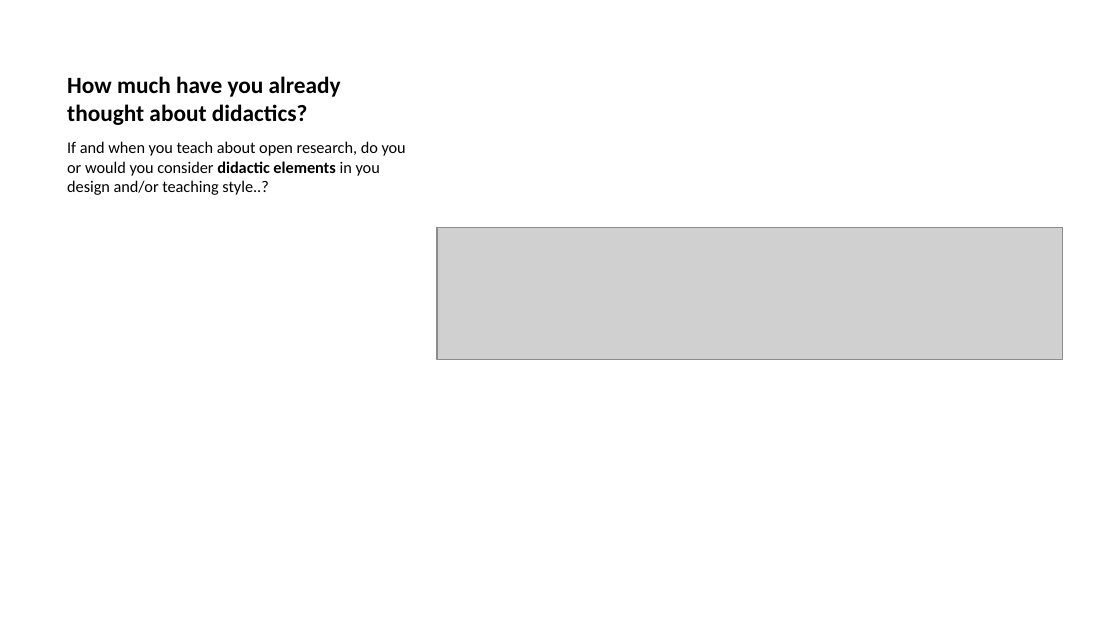
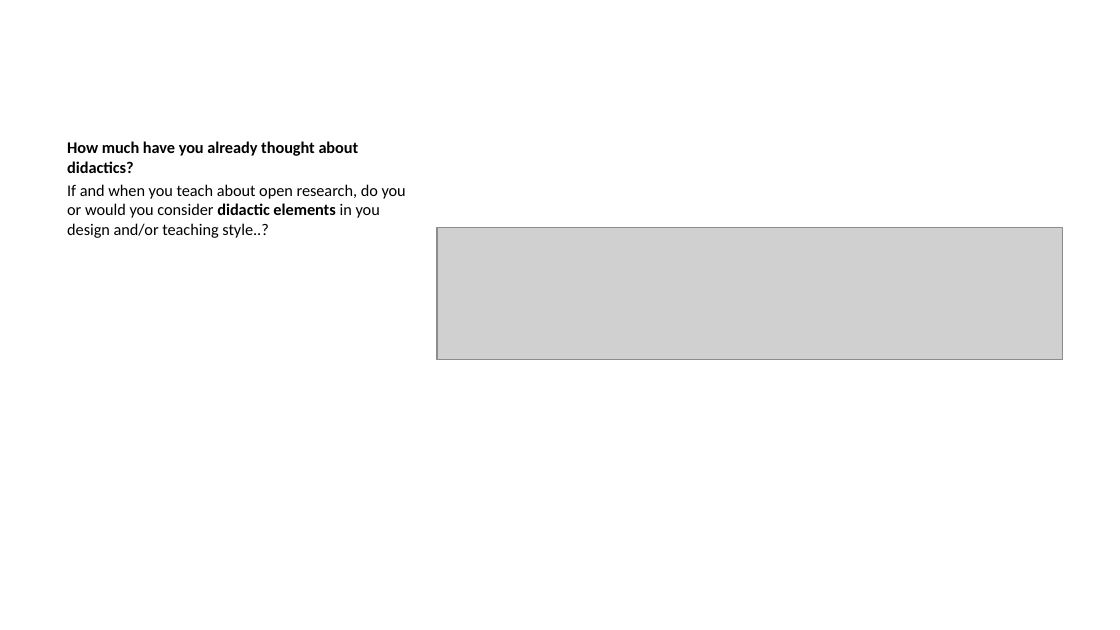
Before and after one commit to lmu-osc/train-the-trainer-student-track-pedagogy, a slide deck: slide 15 of materials/PMM-M1/PMM-M1-S1-Core-Didactic-Principles/PMM-M1-S1-Core-Didactic-Principles-slides.pptx (slide 17 before the commit). Drawn at 1120x630 pixels with LibreOffice and Linux fonts; fonts in the diff are those of the drawing; grey boxes stand for pictures. Boxes give left, top, right and bottom in pixels: in the first picture for what was removed or moved away, otherwise in the second. Text is boxed around its words. In the diff, an @@ line names an element or a change of style, - is before the commit and + after.

```diff
--- a/materials/PMM-M1/PMM-M1-S1-Core-Didactic-Principles/PMM-M1-S1-Core-Didactic-Principles-slides.pptx
+++ b/materials/PMM-M1/PMM-M1-S1-Core-Didactic-Principles/PMM-M1-S1-Core-Didactic-Principles-slides.pptx
@@ title removed at (67,76,341,125) @@
-How much have you already thought about didactics?
@@ text at (67,141,359,173): paragraph added @@
+How much have you already thought about didactics?
```
Also in this commit, not shown: 28 other slides changed, 5 slides added, 5 slides removed, 16 other files.
